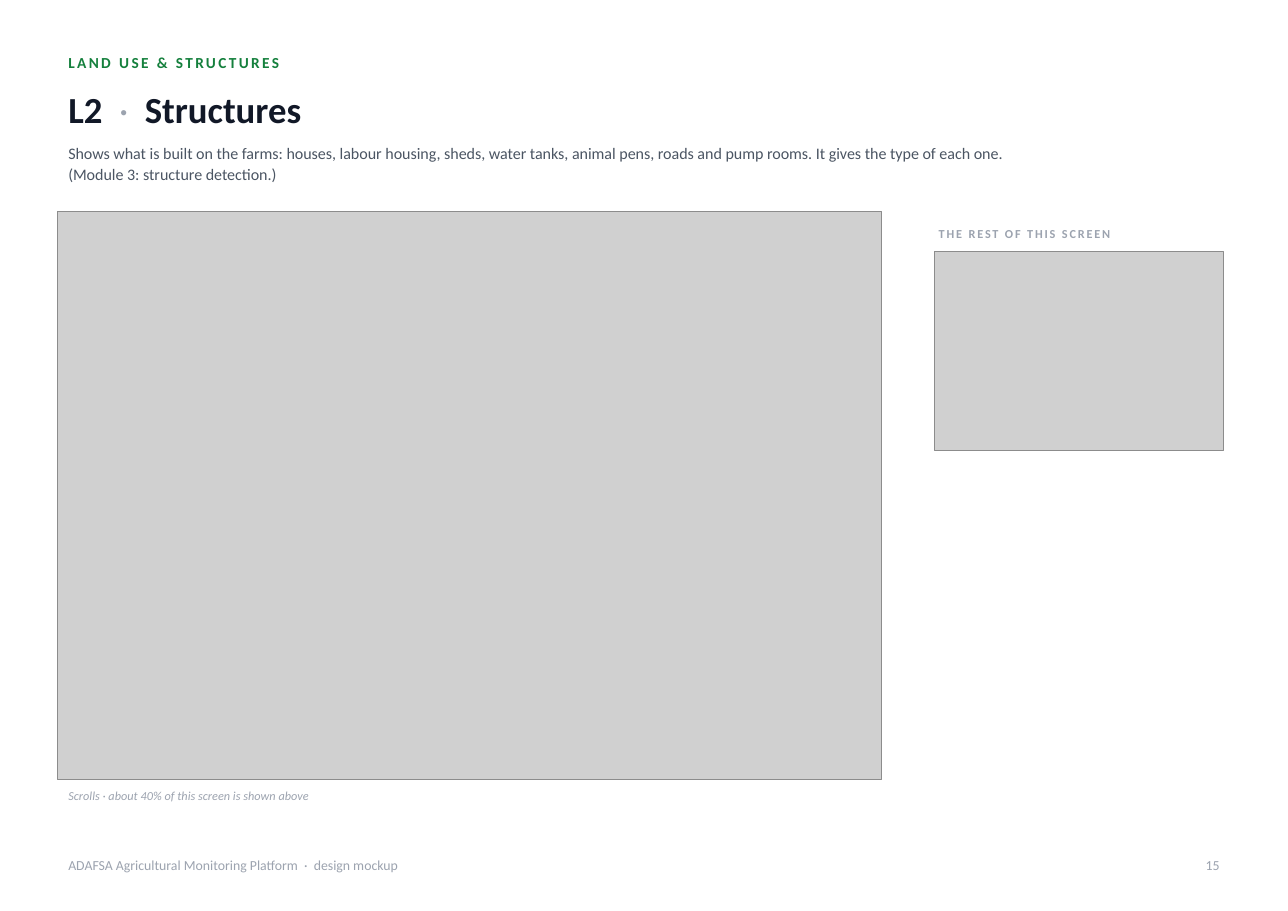
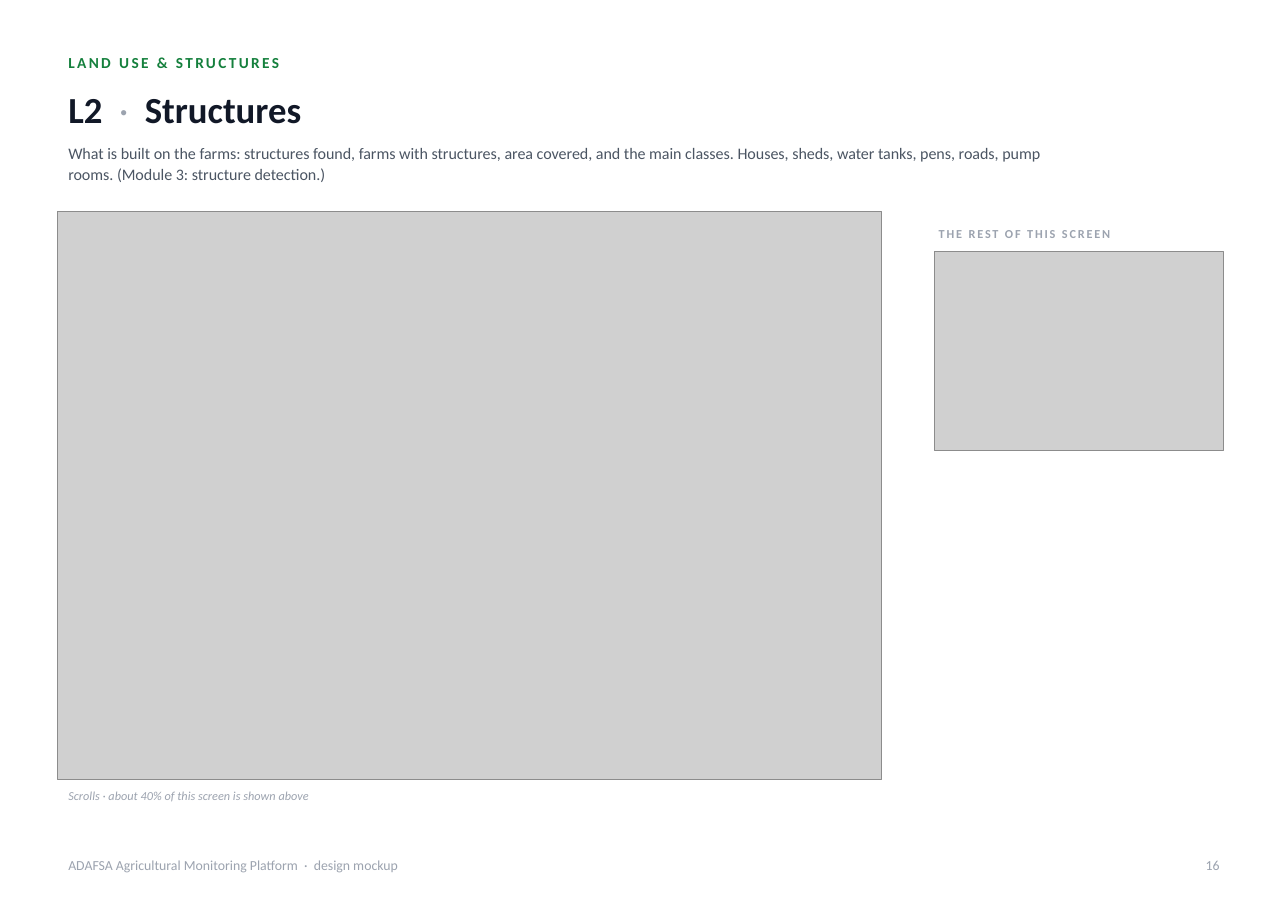
Before and after one commit to romainbigare/adafsa-mockup, a slide deck: slide 16 of docs/ADAFSA_Platform_Screens.pptx (slide 15 before the commit). Drawn at 1288x911 pixels with LibreOffice and Linux fonts; fonts in the diff are those of the drawing; grey boxes stand for pictures. Boxes give left, top, right and bottom in pixels: in the first picture for what was removed or moved away, otherwise in the second. Text is boxed around its words. In the diff, an @@ line names an element or a change of style, - is before the commit and + after.

```diff
--- a/docs/ADAFSA_Platform_Screens.pptx
+++ b/docs/ADAFSA_Platform_Screens.pptx
@@ text at <box>68,148,1040,182</box>: text changed @@
-Shows what is built on the farms: houses, labour housing, sheds, water tanks, animal pens, roads and pump rooms. It gives the type of each one. (Module 3: structure detection.)
+What is built on the farms: structures found, farms with structures, area covered, and the main classes. Houses, sheds, water tanks, pens, roads, pump rooms. (Module 3: structure detection.)
```
Also in this commit, not shown: 30 other slides changed, 1 slide added, 2 other files.
